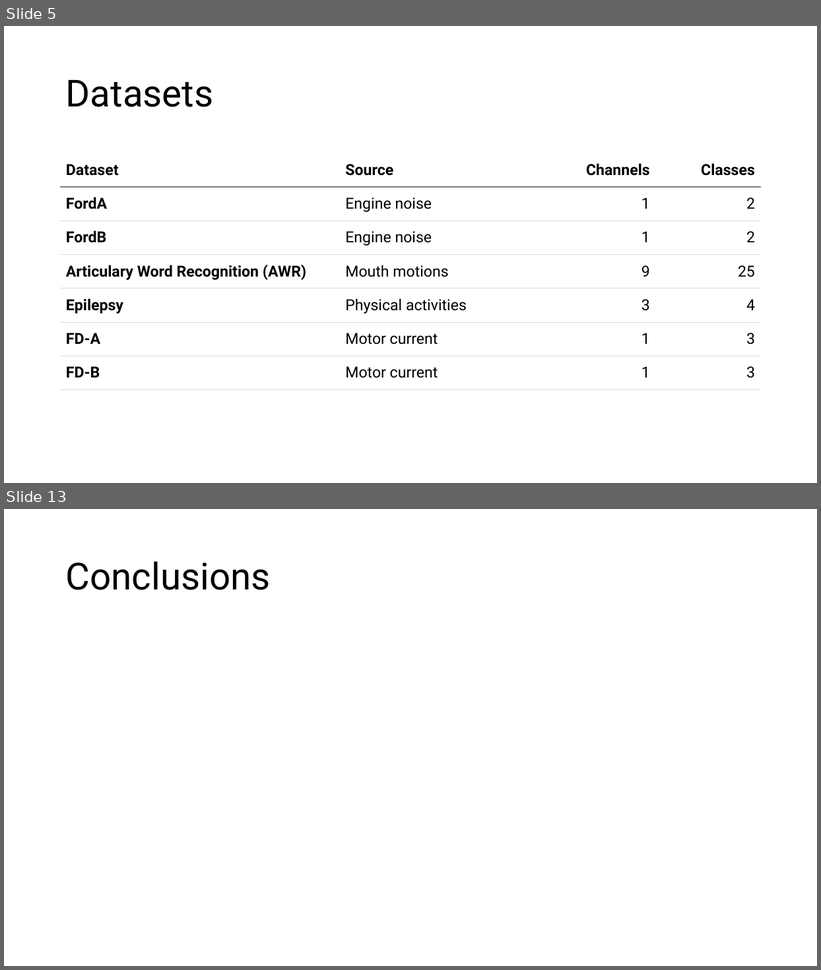
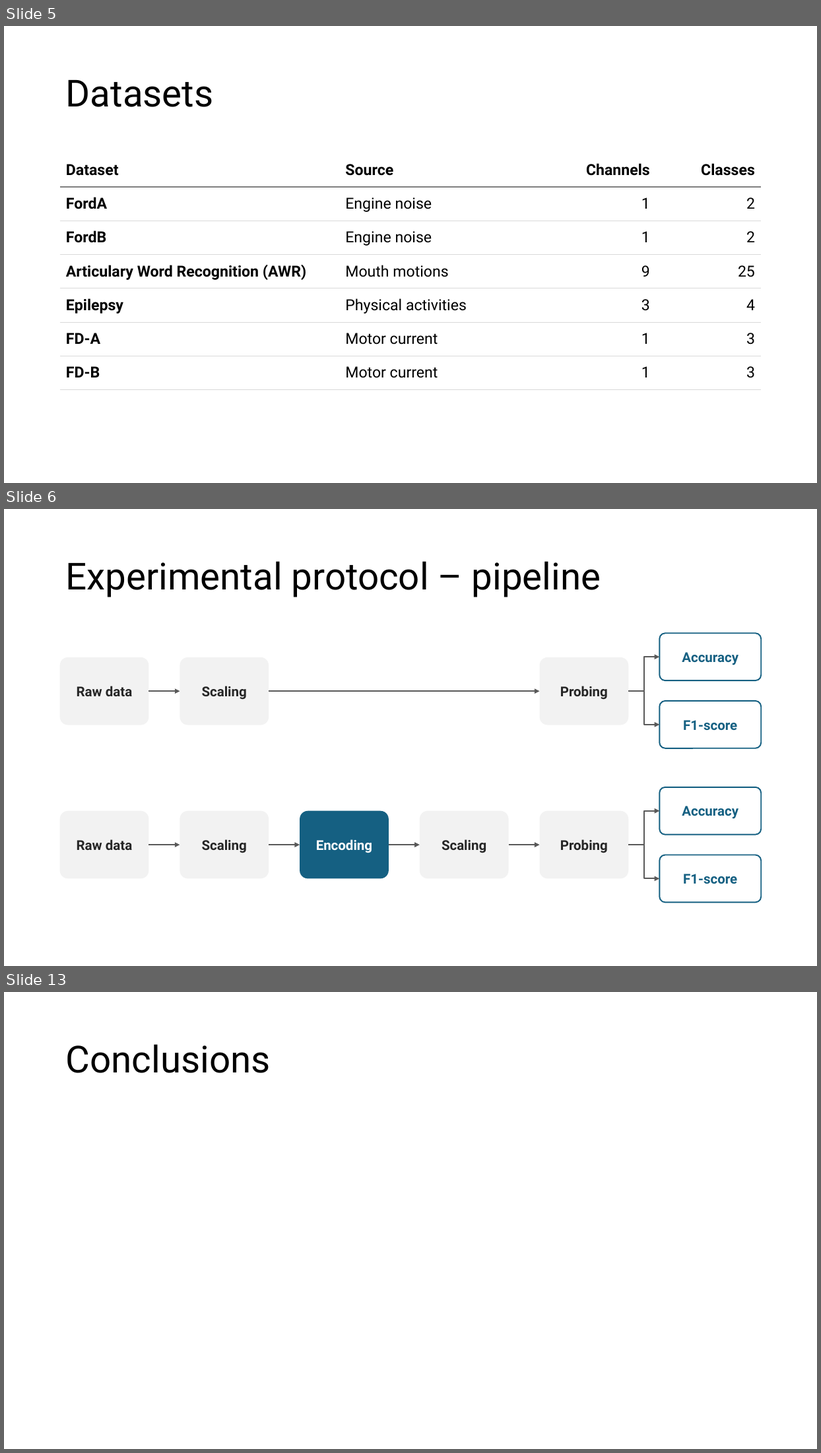
Before and after one commit to FVardi/PhD-Courses, a slide deck: Deep learning for time-series/Assignment 4/Presentation.pptx. Shown one above the other, each under a label of ours: slides 5 and 13 before the commit, slides 5, 6 and 13 after it; the slides between them are not shown. The pictures are 821x970 and 821x1453 pixels, drawn with LibreOffice and Linux fonts; fonts in the diff are those of the drawing. Boxes give left, top, right and bottom in pixels: in the first picture for what was removed or moved away, otherwise in the second. Text is boxed around its words. In the diff, an @@ line names an element or a change of style, - is before the commit and + after.

```diff
--- a/Deep learning for time-series/Assignment 4/Presentation.pptx
+++ b/Deep learning for time-series/Assignment 4/Presentation.pptx
@@ slide 6 added at bbox=[4, 509, 817, 966], background #FFFFFF @@
@@ title added at bbox=[66, 561, 601, 597], 44 pt, text #000000 @@
+Experimental protocol – pipeline
@@ rounded rectangle added at bbox=[660, 634, 762, 681], fill #FFFFFF, outline #156082 1.5 pt, 16 pt, text #156082, bold @@
+Accuracy
@@ rounded rectangle added at bbox=[60, 657, 149, 725], fill #F2F2F2, 16 pt, text #262626, bold @@
+Raw data
@@ rounded rectangle added at bbox=[180, 657, 269, 725], fill #F2F2F2, 16 pt, text #262626, bold @@
+Scaling
@@ rounded rectangle added at bbox=[539, 657, 628, 725], fill #F2F2F2, 16 pt, text #262626, bold @@
+Probing
@@ elbow arrow added from (628, 691) to (660, 657), #595959 1.5 pt @@
@@ arrow added from (149, 691) to (180, 691), #595959 1.5 pt @@
@@ arrow added from (269, 691) to (539, 691), #595959 1.5 pt @@
@@ elbow arrow added from (628, 691) to (660, 725), #595959 1.5 pt @@
@@ rounded rectangle added at bbox=[660, 701, 762, 749], fill #FFFFFF, outline #156082 1.5 pt, 16 pt, text #156082, bold @@
+F1-score
@@ rounded rectangle added at bbox=[660, 788, 762, 835], fill #FFFFFF, outline #156082 1.5 pt, 16 pt, text #156082, bold @@
+Accuracy
@@ rounded rectangle added at bbox=[60, 811, 149, 879], fill #F2F2F2, 16 pt, text #262626, bold @@
+Raw data
@@ rounded rectangle added at bbox=[180, 811, 269, 879], fill #F2F2F2, 16 pt, text #262626, bold @@
+Scaling
@@ rounded rectangle added at bbox=[300, 811, 389, 879], fill #156082, 16 pt, text #FFFFFF, bold @@
+Encoding
@@ rounded rectangle added at bbox=[420, 811, 509, 879], fill #F2F2F2, 16 pt, text #262626, bold @@
+Scaling
@@ rounded rectangle added at bbox=[539, 811, 628, 879], fill #F2F2F2, 16 pt, text #262626, bold @@
+Probing
@@ elbow arrow added from (628, 845) to (660, 811), #595959 1.5 pt @@
@@ arrow added from (149, 845) to (180, 845), #595959 1.5 pt @@
@@ arrow added from (269, 845) to (300, 845), #595959 1.5 pt @@
@@ arrow added from (389, 845) to (420, 845), #595959 1.5 pt @@
@@ arrow added from (509, 845) to (539, 845), #595959 1.5 pt @@
@@ elbow arrow added from (628, 845) to (660, 879), #595959 1.5 pt @@
@@ rounded rectangle added at bbox=[660, 855, 762, 903], fill #FFFFFF, outline #156082 1.5 pt, 16 pt, text #156082, bold @@
+F1-score
```
Also in this commit, not shown: 5 slides changed, 1 other slide added, 2 slides removed.
